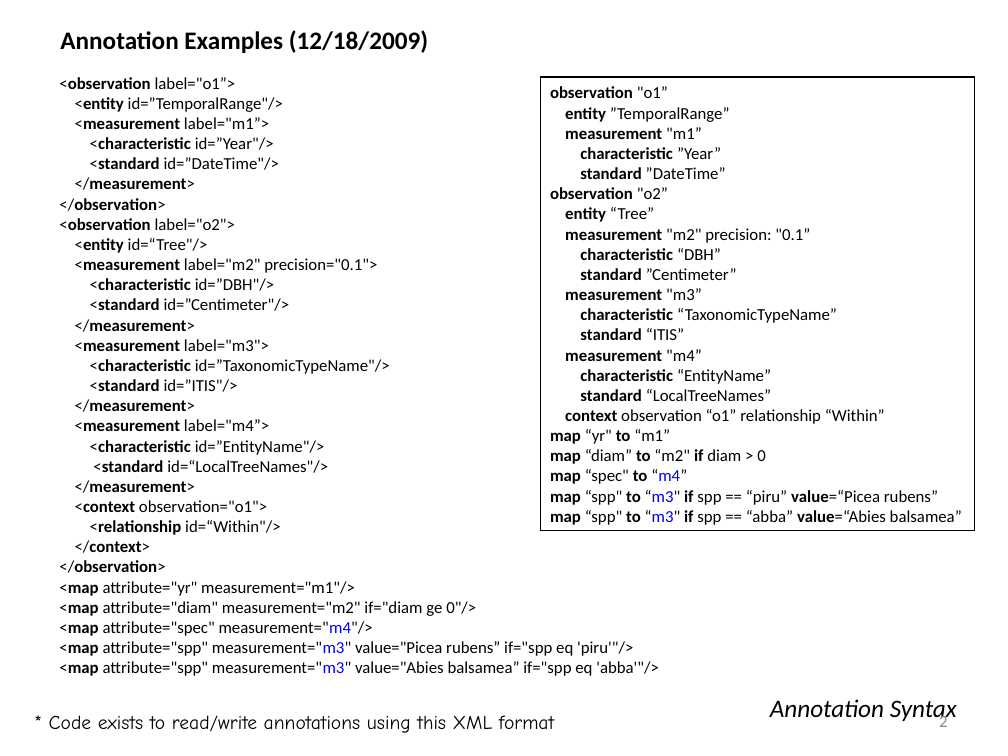
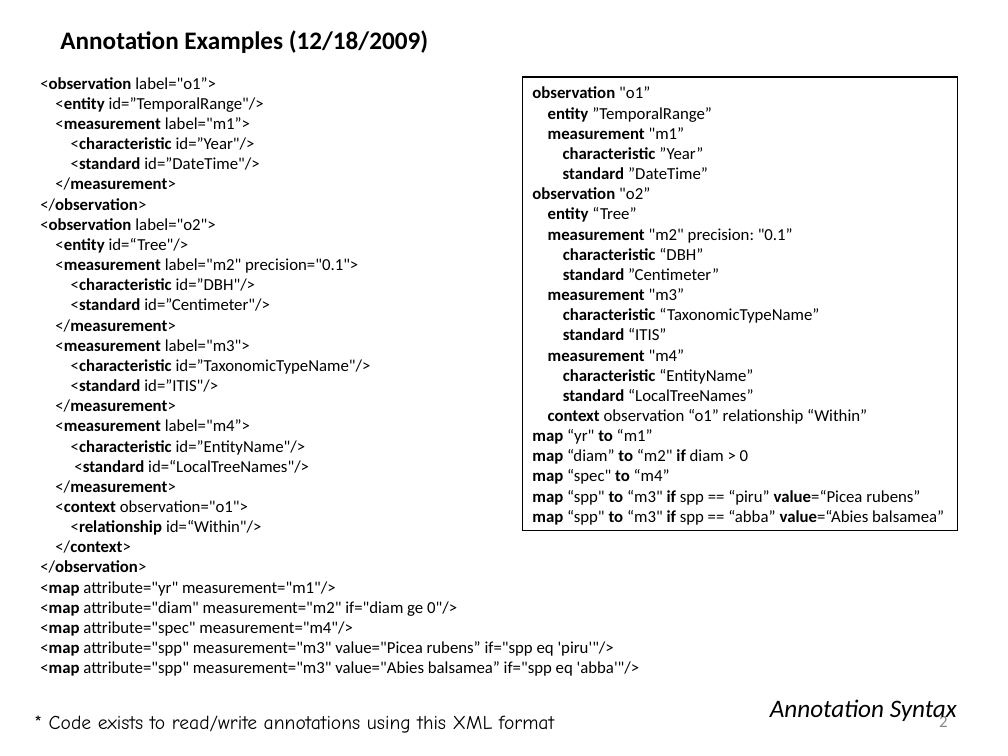
Before and after one commit to NCEAS/semtools, a slide deck: slide 2 of dev/sms/doc/annotation-examples.ppt. Drawn at 1008x756 pixels with LibreOffice and Linux fonts; fonts in the diff are those of the drawing. Boxes give left, top, right and bottom in pixels: in the first picture for what was removed or moved away, otherwise in the second. Text is boxed around its words. In the diff, an @@ line names an element or a change of style, - is before the commit and + after.

```diff
--- a/dev/sms/doc/annotation-examples.ppt
+++ b/dev/sms/doc/annotation-examples.ppt
@@ text "<observation label="o1”>": place and size @@
-text "<observation label="o1”>" at box(59, 77, 659, 676)
+text "<observation label="o1”>" at box(40, 77, 640, 676)
@@ rectangle "observation "o1”": place and size @@
-rectangle "observation "o1”" at box(540, 77, 975, 530)
+rectangle "observation "o1”" at box(522, 77, 957, 530)
@@ text in rectangle at box(532, 469, 944, 525): text colour #0000FF to #000000 in "“m4”", "“m3"", "“m3"" @@
@@ text at box(40, 621, 640, 676): text colour #0000FF to #000000 in "measurement="m4"/>", "measurement="m3"", "measurement="m3"" @@
```
Also in this commit, not shown: 7 other slides changed, 1 other file.
